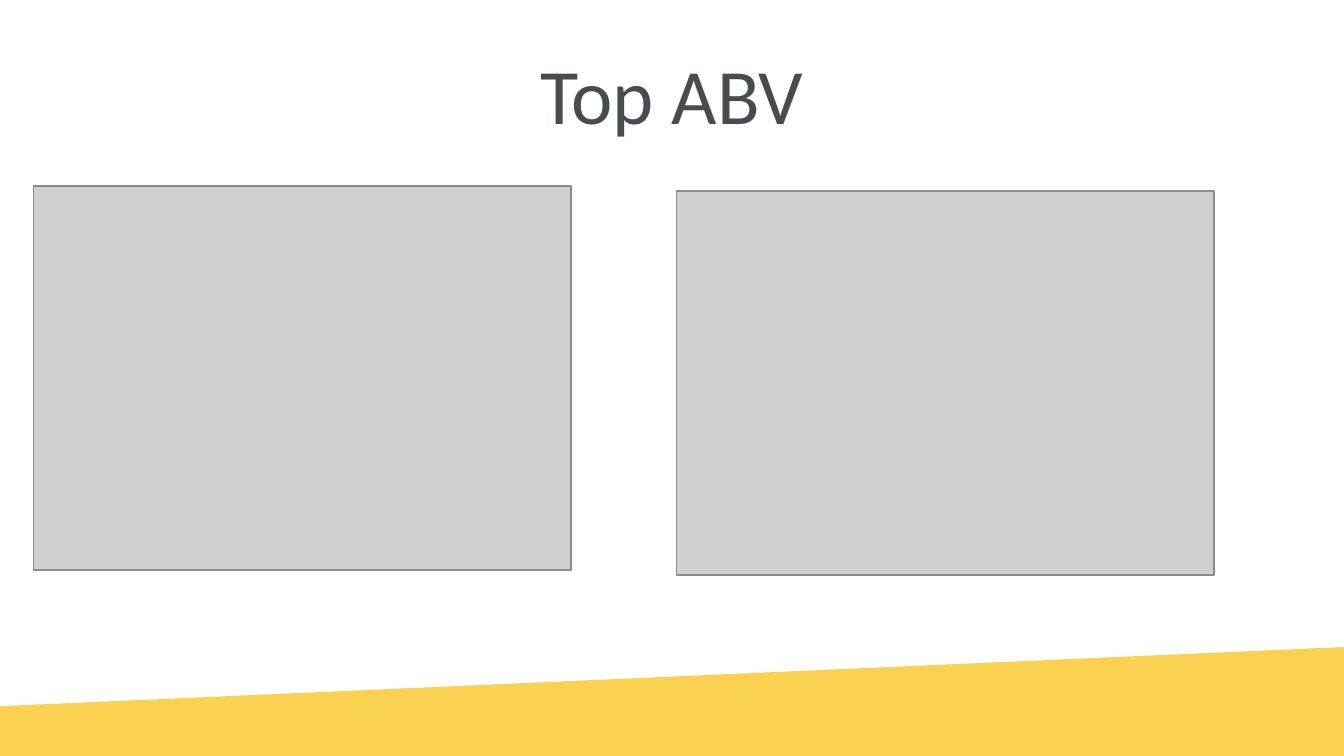
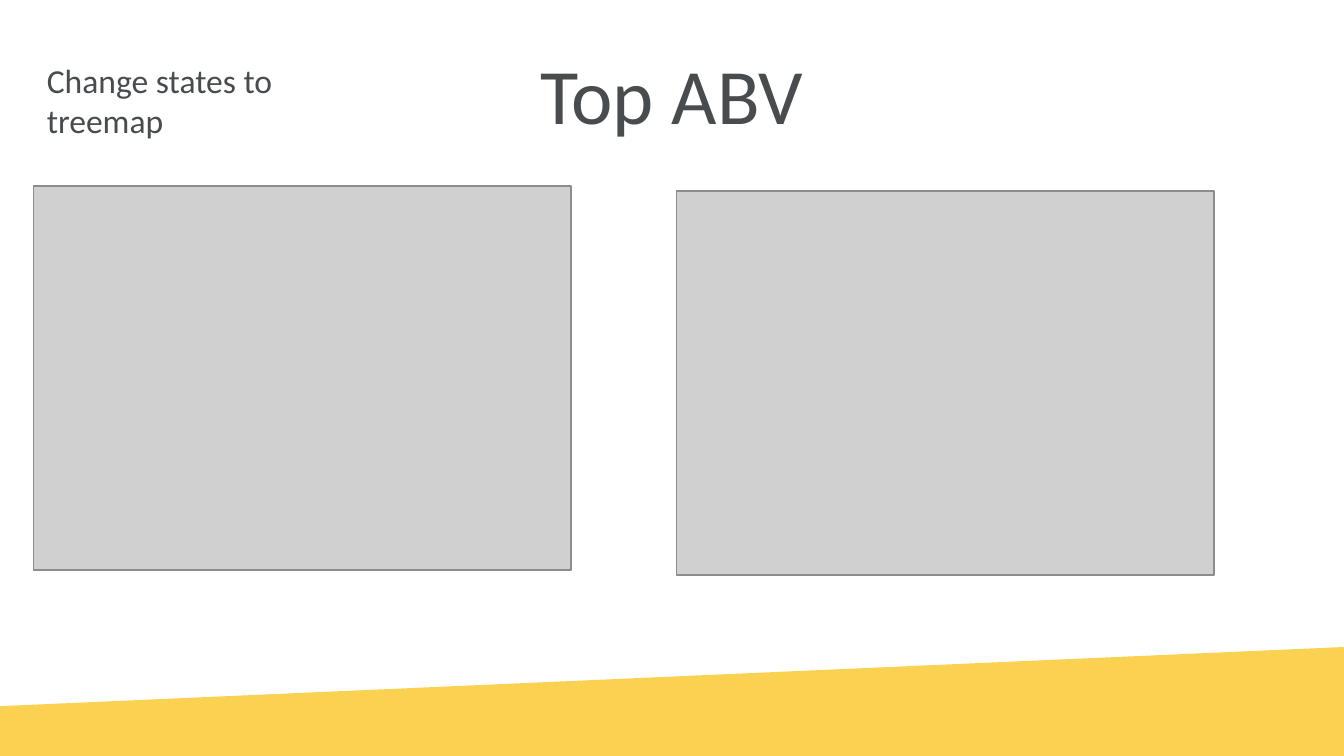
Before and after one commit to tschwebke/DDS6306-Group-Project-1, a slide deck: slide 11 of DS6306 Group Project 1.pptx. Drawn at 1344x756 pixels with LibreOffice and Linux fonts; fonts in the diff are those of the drawing; grey boxes stand for pictures; background and template pictures are left out. Boxes give left, top, right and bottom in pixels: in the first picture for what was removed or moved away, otherwise in the second. Text is boxed around its words. In the diff, an @@ line names an element or a change of style, - is before the commit and + after.

```diff
--- a/DS6306 Group Project 1.pptx
+++ b/DS6306 Group Project 1.pptx
@@ text added at <box>47,69,273,139</box>, 18 pt, text #494C4F @@
+Change states to treemap
```
Also in this commit, not shown: 7 other slides changed.
